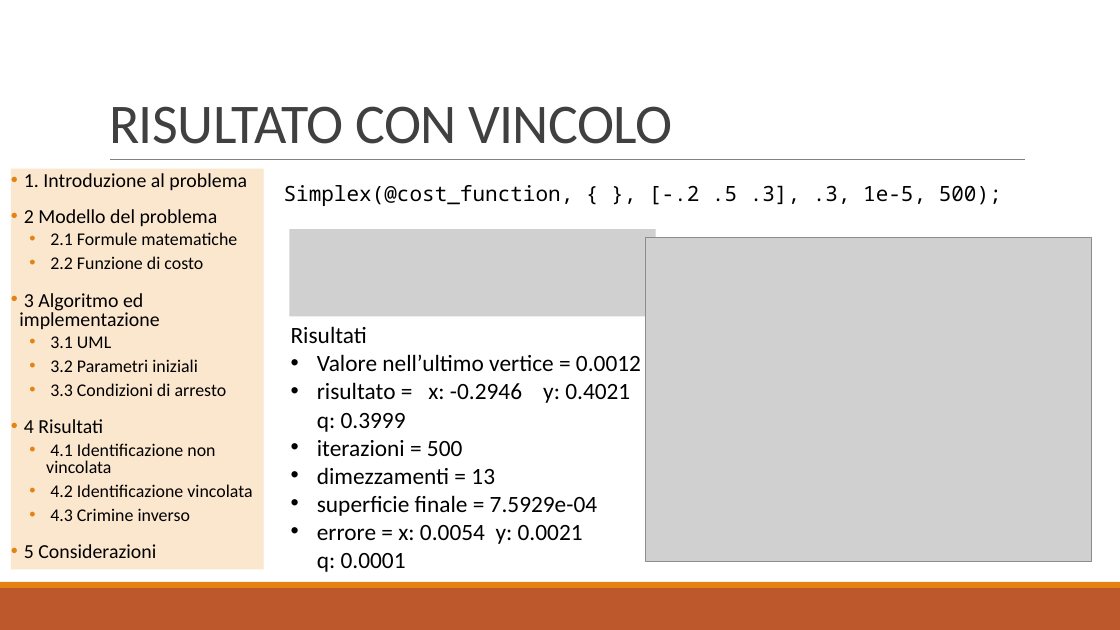
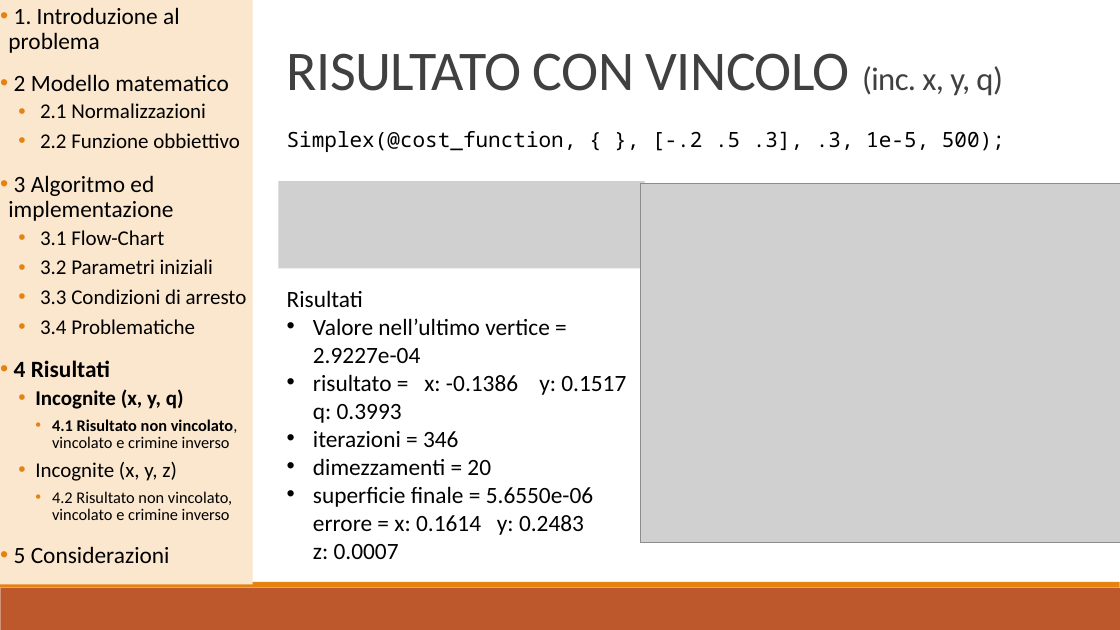
Before and after one commit to baldimario/Simplex, a slide deck: slide 15 of IDENTICAZIONE SISTEMA DI CARICHE PUNTIFORMI DA MISURE DI.pptx (slide 16 before the commit). Drawn at 1120x630 pixels with LibreOffice and Linux fonts; fonts in the diff are those of the drawing; grey boxes stand for pictures. Boxes give left, top, right and bottom in pixels: in the first picture for what was removed or moved away, otherwise in the second. Text is boxed around its words. In the diff, an @@ line names an element or a change of style, - is before the commit and + after.

```diff
--- a/IDENTICAZIONE SISTEMA DI CARICHE PUNTIFORMI DA MISURE DI.pptx
+++ b/IDENTICAZIONE SISTEMA DI CARICHE PUNTIFORMI DA MISURE DI.pptx
@@ text "1. Introduzione al problema": place and size @@
-text "1. Introduzione al problema" at (11, 169, 264, 570)
+text "1. Introduzione al problema" at (0, 0, 253, 585)
@@ text at (8, 7, 247, 563): size 17 to 20 pt in "1. Introduzione al problema", "3 Algoritmo ed implementazione", "4 Risultati", "5 Considerazioni"; size 15.3 to 18 pt in "3.2 Parametri iniziali", "3.3 Condizioni di arresto"; bold on in "4 Risultati"; line spacing 0.8 to 0.9 @@
@@ title at (287, 53, 1002, 96): text changed @@
-RISULTATO CON VINCOLO
+RISULTATO CON VINCOLO (inc. x, y, q)
@@ text at (14, 74, 240, 148): text changed; size 15.3 to 18 pt @@
-• 2 Modello del problema
-  • 2.1 Formule matematiche
-  • 2.2 Funzione di costo
+• 2 Modello matematico
+  • 2.1 Normalizzazioni
+  • 2.2 Funzione obbiettivo
@@ text "Simplex(@cost_function, { }, [-.2 .5 ...": place and size @@
-text "Simplex(@cost_function, { }, [-.2 .5 ..." at (284, 185, 1002, 206)
+text "Simplex(@cost_function, { }, [-.2 .5 ..." at (287, 131, 1005, 152)
@@ line removed from (110, 160) to (1026, 160) @@
@@ picture: place and size @@
-picture at (289, 229, 655, 317)
+picture at (278, 181, 644, 269)
@@ picture: place and size @@
-picture at (646, 238, 1092, 561)
+picture at (641, 183, 1120, 543)
@@ text at (40, 230, 164, 245): text changed; size 15.3 to 18 pt @@
-  • 3.1 UML
+  • 3.1 Flow-Chart
@@ text "Risultati": place and size @@
-text "Risultati" at (291, 326, 641, 572)
+text "Risultati" at (287, 290, 626, 559)
@@ text at (40, 319, 195, 334): paragraph added @@
+  • 3.4 Problematiche
@@ text at (313, 318, 626, 559): text changed @@
-• Valore nell’ultimo vertice = 0.0012
-• risultato = x: -0.2946 y: 0.4021 q: 0.3999
-• iterazioni = 500
-• dimezzamenti = 13
-• superficie finale = 7.5929e-04
-• errore = x: 0.0054 y: 0.0021
-  q: 0.0001
+• Valore nell’ultimo vertice = 2.9227e-04
+• risultato = x: -0.1386 y: 0.1517 q: 0.3993
+• iterazioni = 346
+• dimezzamenti = 20
+• superficie finale = 5.6550e-06 errore = x: 0.1614 y: 0.2483
+  z: 0.0007
@@ text at (35, 389, 238, 520): text changed; size 15.3 to 14 pt @@
-  • 4.1 Identificazione non vincolata
-  • 4.2 Identificazione vincolata
-  • 4.3 Crimine inverso
+  • Incognite (x, y, q)
+    • 4.1 Risultato non vincolato, vincolato e crimine inverso
+  • Incognite (x, y, z)
+    • 4.2 Risultato non vincolato, vincolato e crimine inverso
```
Also in this commit, not shown: 16 other slides changed, 2 slides added, 2 other files.
